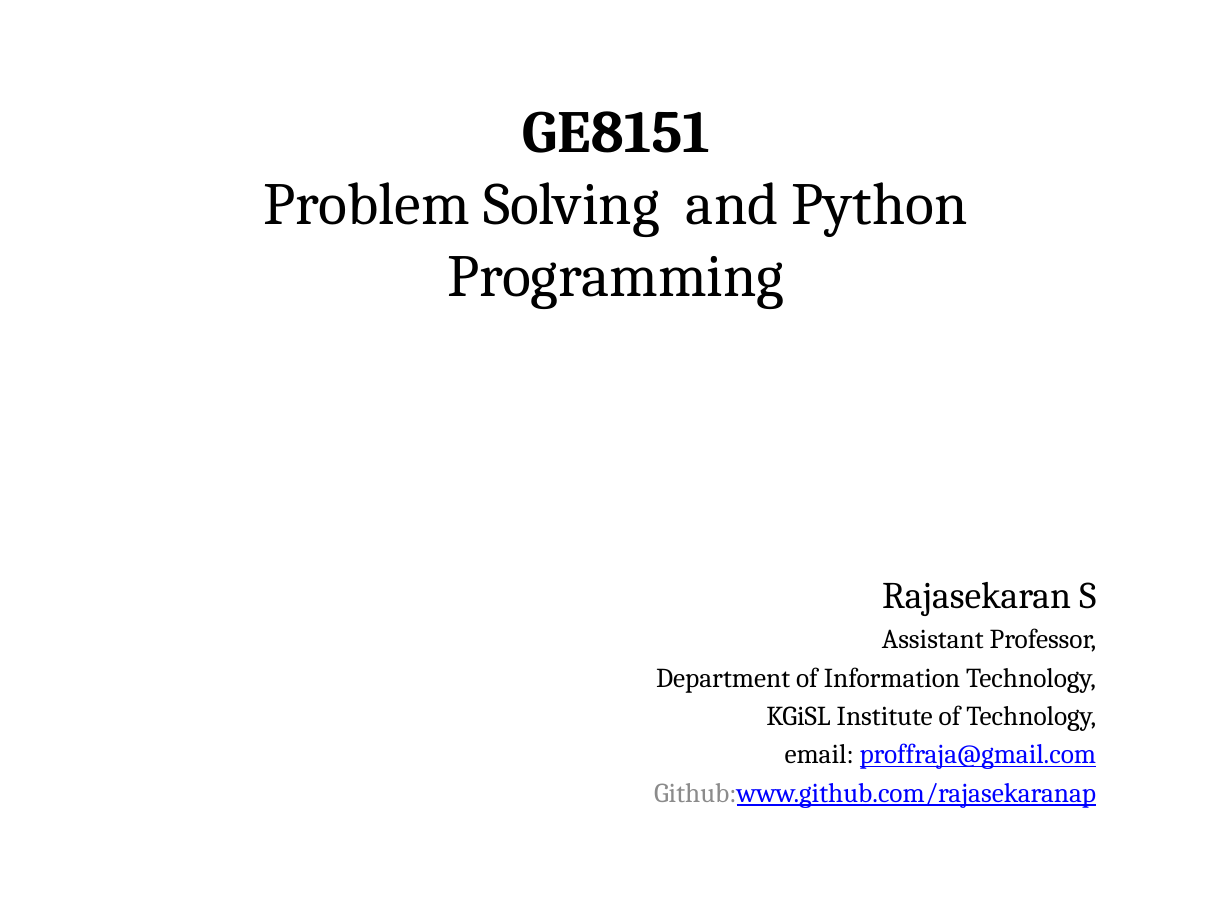
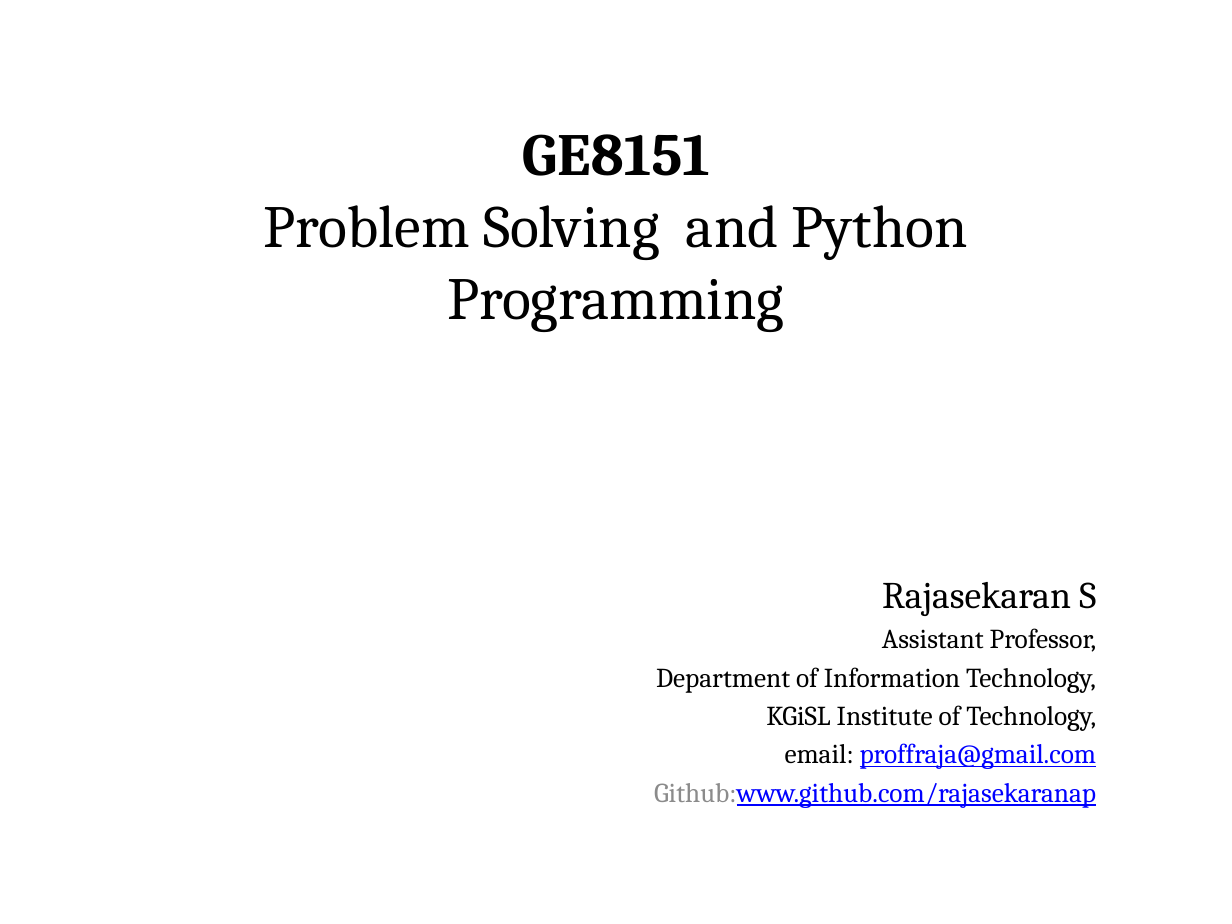
Before and after one commit to rajasekaran36/GE8151-Problem-Solving-and-Python-Programming, a slide deck: slide 1 of Slides/Unit 1/GE8151-U1-2-Building Blocks of Algorithms.pptx. Drawn at 1232x924 pixels with LibreOffice and Linux fonts; fonts in the diff are those of the drawing. Boxes give left, top, right and bottom in pixels: in the first picture for what was removed or moved away, otherwise in the second. Text is boxed around its words. In the diff, an @@ line names an element or a change of style, - is before the commit and + after.

```diff
--- a/Slides/Unit 1/GE8151-U1-2-Building Blocks of Algorithms.pptx
+++ b/Slides/Unit 1/GE8151-U1-2-Building Blocks of Algorithms.pptx
@@ title "GE8151 Problem Solving and Python ...": place and size @@
-title "GE8151 Problem Solving and Python ..." at [92,83,1140,319]
+title "GE8151 Problem Solving and Python ..." at [92,83,1140,366]
```
Also in this commit, not shown: 1 other slide changed, 7 slides added, 3 other files.
